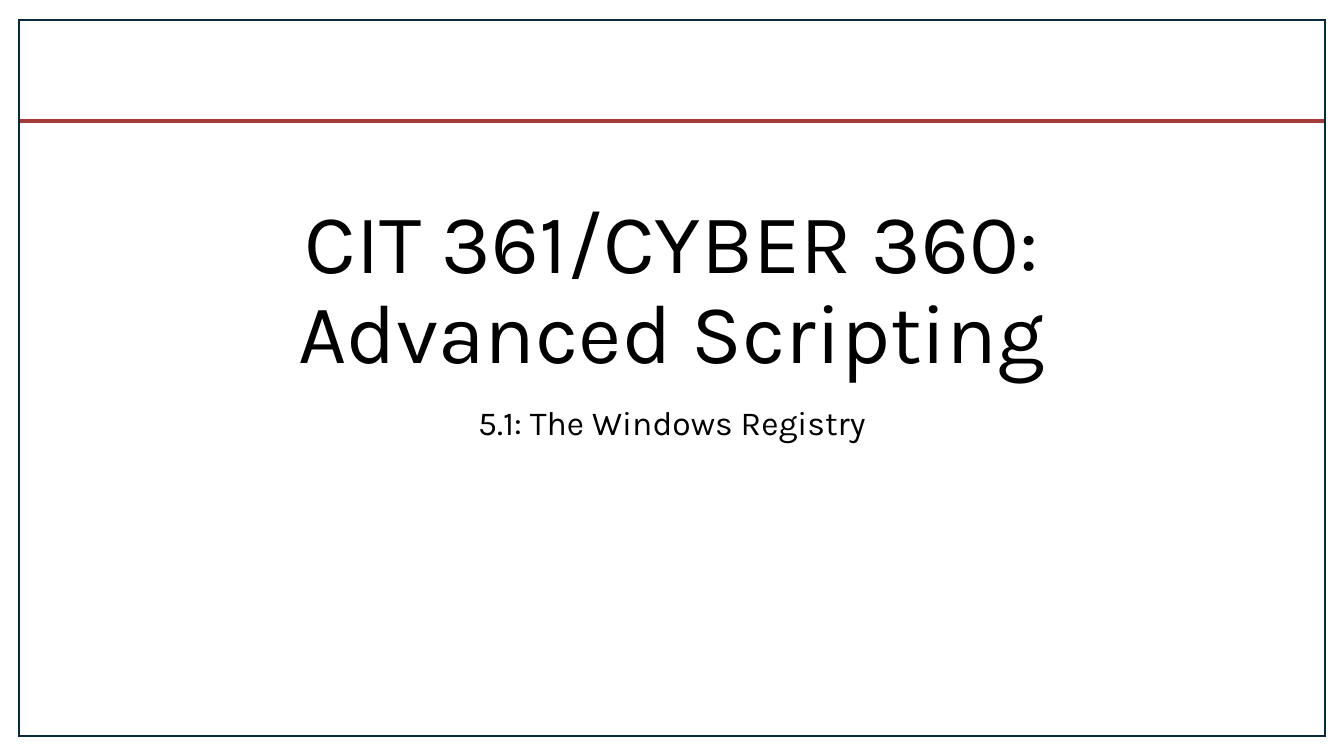
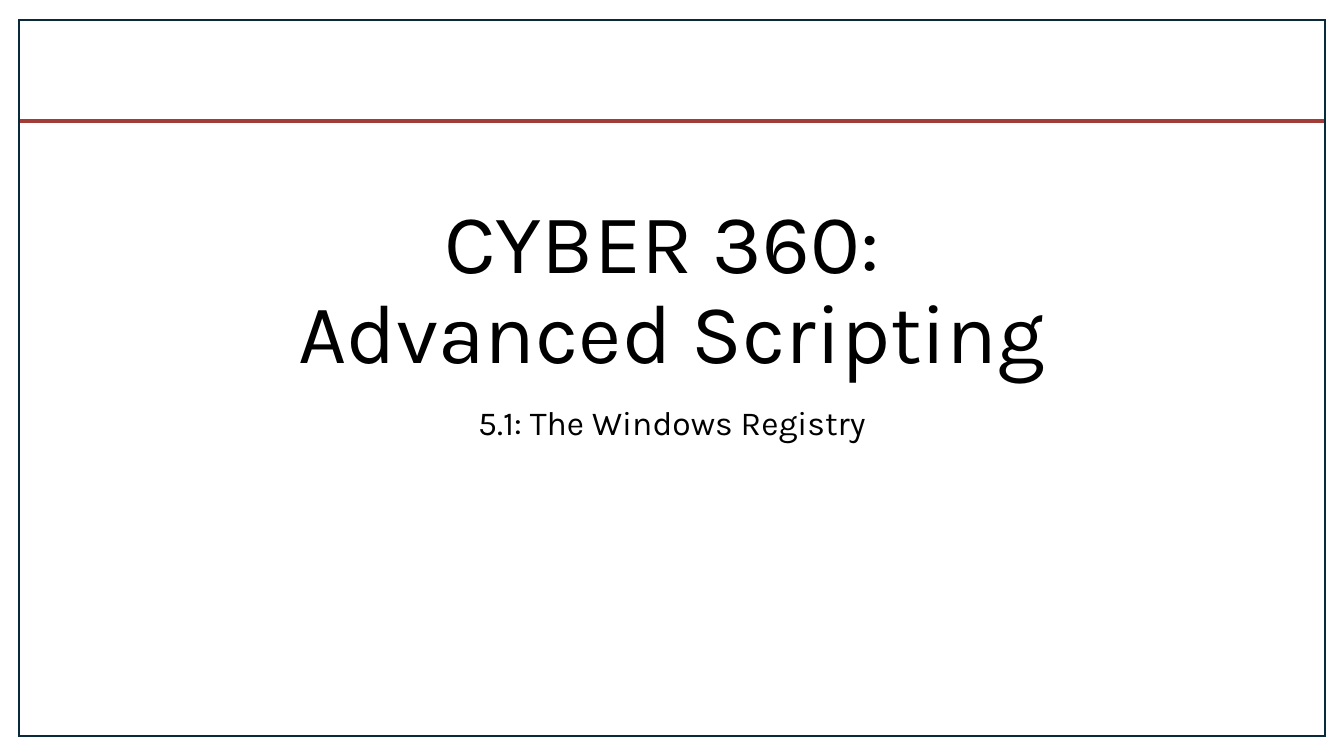
Before and after one commit to byui-cyber360/content, a slide deck: slide 1 of CYBER360-5.1-Registry.pptx. Drawn at 1344x756 pixels with LibreOffice and Linux fonts; fonts in the diff are those of the drawing; background and template pictures are left out. Boxes give left, top, right and bottom in pixels: in the first picture for what was removed or moved away, otherwise in the second. Text is boxed around its words. In the diff, an @@ line names an element or a change of style, - is before the commit and + after.

```diff
--- a/CYBER360-5.1-Registry.pptx
+++ b/CYBER360-5.1-Registry.pptx
@@ title at (299,219,1045,383): text changed @@
-CIT 361/CYBER 360: Advanced Scripting
+CYBER 360:
+Advanced Scripting
```
Also in this commit, not shown: 19 other files.
